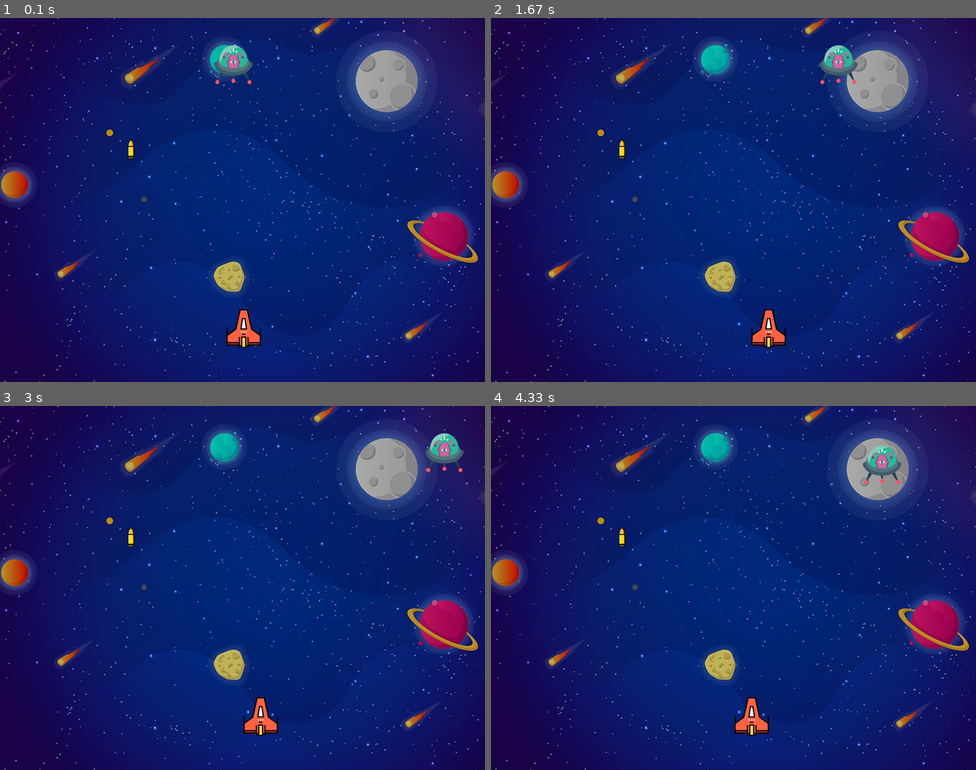
Above: before the commit, frames 1-4 (two rows, left to right).
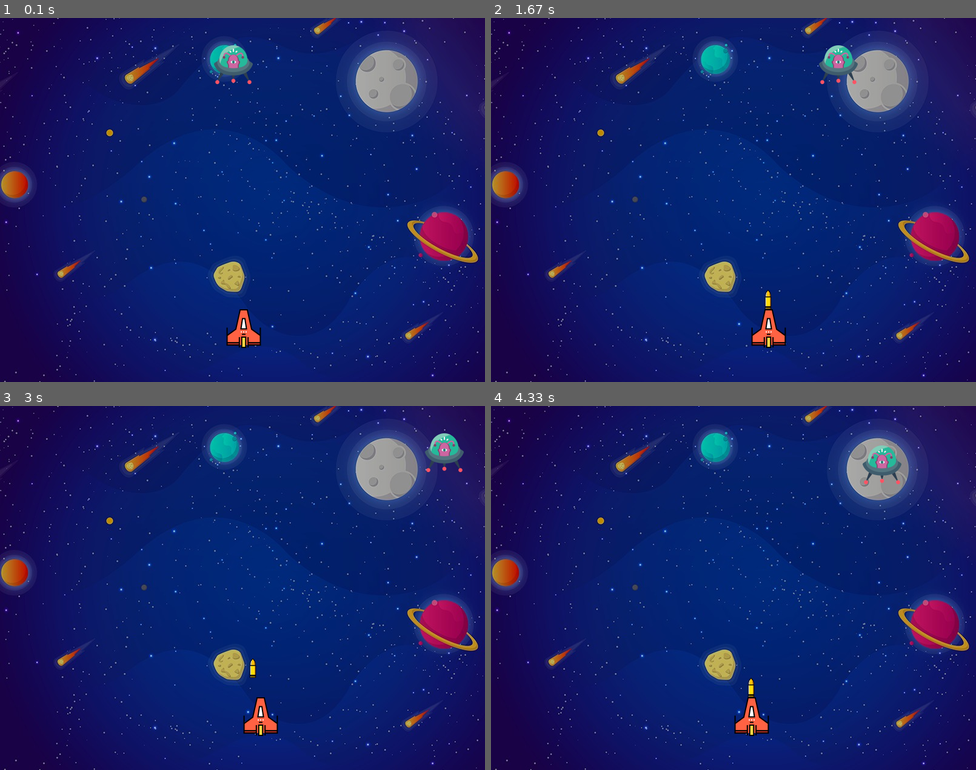
Above: after the commit, the same moments.

Repository: D205Legend/python-intermediate
Game: pygame game, started from 02-PYGAME/main.py
The game is run twice, just before and just after one commit, with the same random seed, the same clock (stepped at 60 frames per second) and the same inputs.
Inputs:
- Up to frame 1 (0.1 s): no input
- Up to frame 2 (1.67 s): tap Space at 0.33, 0.73, 1.03, 1.23, 1.53 s; hold Right 0.67-1.13 s; hold Right 1.17-1.63 s
- Up to frame 3 (3 s): hold Left 1.67-2.2 s; tap Space at 1.73, 2.03, 2.3, 2.6, 2.73 s; hold Left 2.23-2.63 s; hold Right from 2.67 s (still down)
- Up to frame 4 (4.33 s): tap Space at 3.03, 3.4, 3.7, 3.9, 4.2 s; release Right at 3.3 s; hold Left 3.33-3.8 s; hold Right 3.83-4.3 s

The runs differ from the first frame. In frame 1, less than 0.1% of the frame differs, in the area x 26-28%, y 33-39%; in frame 2, 0.1%, in the area x 26-58%, y 33-80%; in frame 3, 0.1%; in frame 4, 0.1%.

Commit message:
June 13th classwork

Diff:
--- a/02-PYGAME/main.py
+++ b/02-PYGAME/main.py
@@ -53,6 +53,10 @@
                 playerX_change = 4
             if event.key == pygame.K_LEFT:
                 playerX_change = -4
+            if event.key == pygame.K_SPACE:
+                bullet_state = "fire"
+                bulletX = playerX + 15
+                bulletY = playerY
         if event.type == pygame.KEYUP:
             playerX_change = 0
 
@@ -66,10 +70,12 @@
     if enemyX > 736 or enemyX < 0:
         enemyX_change = - enemyX_change
         enemyY += 20
+    if bullet_state == "fire":
+        bulletY -= bulletY_change
+        fire_bullet(bulletX, bulletY)
 
     playerX = playerX + playerX_change
     enemyX = enemyX + enemyX_change
-    fire_bullet(200, 200)
 
     screen.blit(playerImg, (playerX, playerY))
     screen.blit(enemyImg, (enemyX, enemyY))
Not shown, changed: .DS_Store
